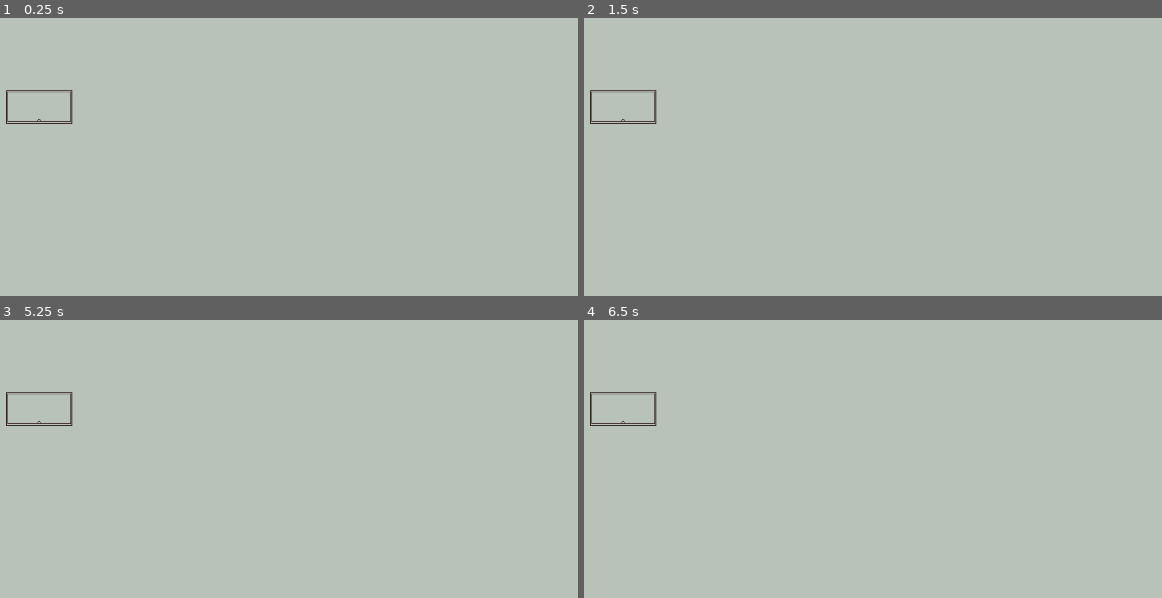
Above: before the commit, frames 1-4 (two rows, left to right).
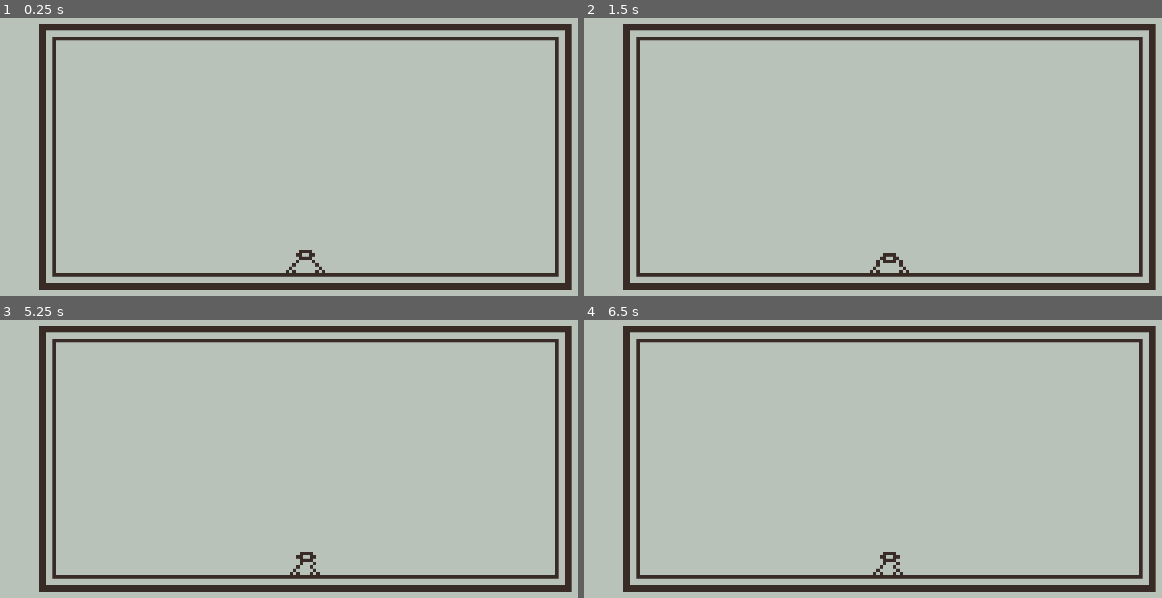
Above: after the commit, the same moments.

Repository: mnstr0/godot-wild-jam-94
Game: Godot game, scene res://scenes/main.tscn
Same seed, same stepped clock (60 frames per second), same inputs: the game is played once before the commit and once after it. The project has no main scene, so this scene is started directly.
Inputs:
- Up to frame 1 (0.25 s): no input
- Up to frame 2 (1.5 s): tap Enter at 0.5 s; tap Space at 1.25 s
- Up to frame 3 (5.25 s): tap Enter at 2, 3.5 s; tap Space at 2.75, 4.25 s
- Up to frame 4 (6.5 s): no input

The runs differ from the first frame. In frame 1, 11% of the frame differs, in the area x 1-99%, y 2-98%; in frame 2, 11%; in frame 3, 11%; in frame 4, 11%.

Commit message:
Initial rand pos move

Diff:
--- a/scenes/main.tscn
+++ b/scenes/main.tscn
@@ -43,7 +43,9 @@
 color = Color(0.72156864, 0.7607843, 0.7254902, 1)
 
 [node name="Camera2D" type="Camera2D" parent="." unique_id=288834056]
+position = Vector2(200, 328)
 anchor_mode = 0
+zoom = Vector2(8, 8)
 
 [node name="TileMapLayers" type="Node2D" parent="." unique_id=45208064]
 modulate = Color(0.21960784, 0.16862746, 0.14901961, 1)
@@ -64,8 +66,8 @@
 
 [node name="TamaSprite" parent="Entities/Path2D/TamaPath" unique_id=1616122847 instance=ExtResource("5_tbgi4")]
 position = Vector2(0, -5)
-animation = &"gen_3_walk"
-frame_progress = 0.0
+animation = &"gen_3_idle"
+frame_progress = 0.2115785
 
 [node name="SpawnPoint" type="Marker2D" parent="Entities/Path2D/TamaPath" unique_id=805363733]
 visible = false
--- a/scenes/tama.tscn
+++ b/scenes/tama.tscn
@@ -68,12 +68,12 @@
 "duration": 1.0,
 "texture": SubResource("AtlasTexture_pip1s")
 }, {
-"duration": 1.0,
+"duration": 0.75,
 "texture": SubResource("AtlasTexture_mlsox")
 }],
 "loop": true,
 "name": &"gen_1_idle",
-"speed": 5.0
+"speed": 2.0
 }, {
 "frames": [{
 "duration": 1.0,
@@ -120,7 +120,7 @@
 "speed": 5.0
 }, {
 "frames": [{
-"duration": 0.03,
+"duration": 0.04,
 "texture": SubResource("AtlasTexture_xu6ng")
 }, {
 "duration": 1.0,
@@ -145,8 +145,9 @@
 [node name="TamaSprite" type="AnimatedSprite2D" unique_id=1616122847]
 modulate = Color(0.21960784, 0.16862746, 0.14901961, 1)
 sprite_frames = SubResource("SpriteFrames_p04qi")
-animation = &"gen_1_walk"
-autoplay = "gen_1_walk"
+animation = &"gen_1_idle"
+autoplay = "gen_1_idle"
+frame_progress = 0.16168427
 
 [node name="Pathing" type="Node2D" parent="." unique_id=1202144787]
 script = ExtResource("4_a0a3e")
--- a/scripts/tama.gd
+++ b/scripts/tama.gd
@@ -6,8 +6,11 @@
 var rand_ratio_mod: int = 0
 var idle_time: float = 0.0
 var current_progress_ratio: float = 0.0
+var moving_right: bool = true
+
 
 signal idle_state_entered
+signal wander_state_entered
 signal moving_state_entered
 
 # enum State {STATE_IDLE, STATE_JUMP = 5, STATE_SHOOT}
@@ -29,6 +32,7 @@
 
 enum MovementState {
 	IDLE,
+	WANDER,
 	MOVING,
 }
 
@@ -37,7 +41,6 @@
 # Called when the node enters the scene tree for the first time.
 func _ready() -> void:
 	randomize() ## This method is called automatically when the project is run
-	randomize_ratio_mod()
 
 # Called every frame. 'delta' is the elapsed time since the previous frame.
 func _process(_delta: float) -> void:
@@ -45,6 +48,12 @@
 	if movement_state == MovementState.IDLE:
 		if tama_sprite.animation != "gen_1_idle":
 			tama_sprite.animation = "gen_1_idle"
+		pass
+	elif movement_state == MovementState.WANDER:
+		if current_progress_ratio != tama_path.progress_ratio:
+			proceed_to_path_goal(current_progress_ratio)
+		if tama_sprite.animation != "gen_1_walk":
+			tama_sprite.animation = "gen_1_walk"
 		pass
 
 func change_state(new_state: int) -> void:
@@ -55,17 +64,22 @@
 
 func proceed_to_path_goal(ratio: float) -> void:
 	if tama_path.progress_ratio < ratio:
-		tama_path.progress_ratio += 0.01
+		tama_path.progress_ratio += 0.001
 	elif tama_path.progress_ratio > ratio:
-		tama_path.progress_ratio -= 0.01
-	else:
+		tama_path.progress_ratio -= 0.001
+	elif tama_path.progress_ratio == ratio:
 		pass
 
 func update_current_progress_ratio() -> void:
-	current_progress_ratio = tama_path.progress_ratio
+	current_progress_ratio = tama_path.progress_ratio + rand_ratio_mod
+	if current_progress_ratio > 100:
+		current_progress_ratio -= 100
+	current_progress_ratio /= 100
 
 func _on_idle_timer_timeout() -> void:
 	print("Idle Timer Timedout")
-	change_state(1)
-	emit_signal("moving_state_entered")
+	randomize_ratio_mod()
+	update_current_progress_ratio()
+	change_state(MovementState.WANDER)
+	emit_signal("wander_state_entered")
 	pass # Replace with function body.
